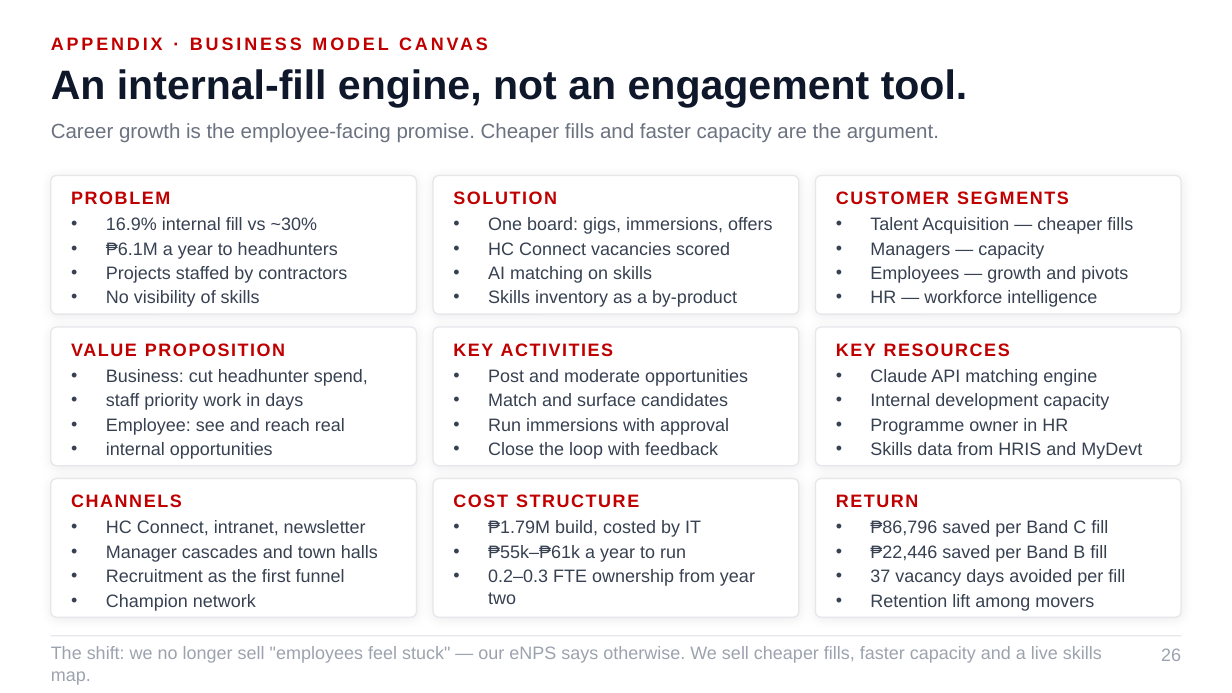
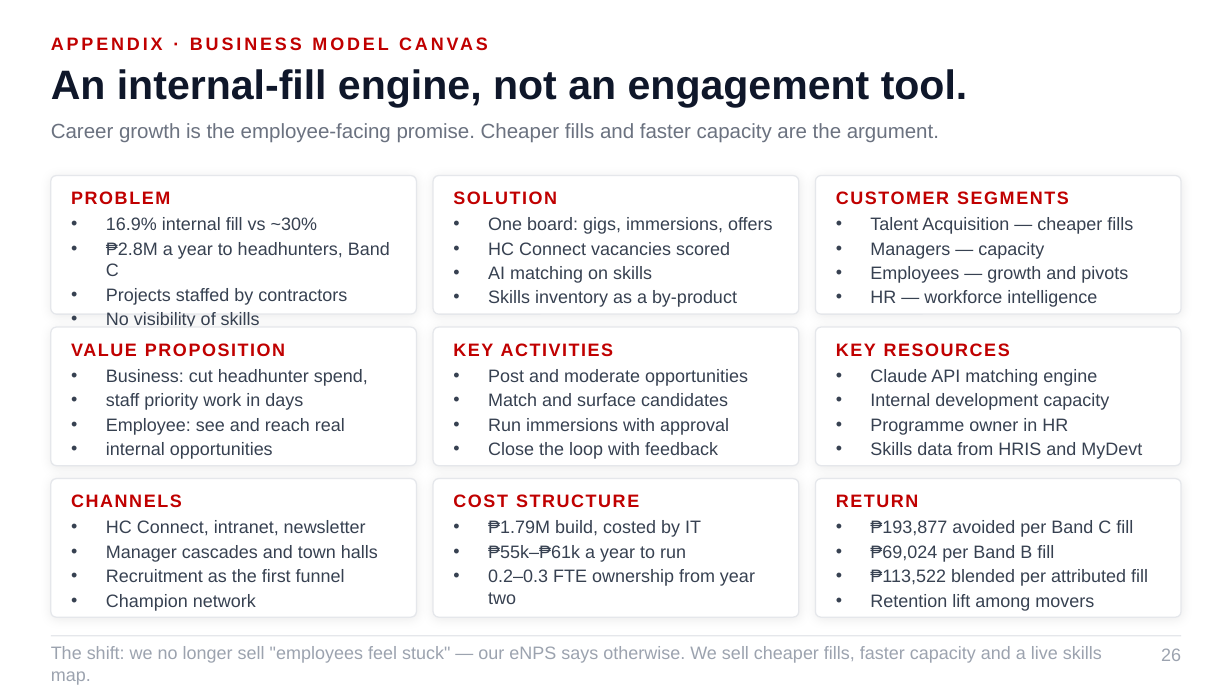
Before and after one commit to Ruffa06/Talent-Marketplace, a slide deck: slide 26 of docs/Growth_Talent_Marketplace_ALP.pptx. Drawn at 1232x693 pixels with LibreOffice and Linux fonts; fonts in the diff are those of the drawing. Boxes give left, top, right and bottom in pixels: in the first picture for what was removed or moved away, otherwise in the second. Text is boxed around its words. In the diff, an @@ line names an element or a change of style, - is before the commit and + after.

```diff
--- a/docs/Growth_Talent_Marketplace_ALP.pptx
+++ b/docs/Growth_Talent_Marketplace_ALP.pptx
@@ text at box(106, 242, 390, 276): text changed @@
-• ₱6.1M a year to headhunters
+• ₱2.8M a year to headhunters, Band C
@@ text at box(870, 520, 1148, 586): text changed @@
-• ₱86,796 saved per Band C fill
-• ₱22,446 saved per Band B fill
-• 37 vacancy days avoided per fill
+• ₱193,877 avoided per Band C fill
+• ₱69,024 per Band B fill
+• ₱113,522 blended per attributed fill
```
Also in this commit, not shown: 10 other slides changed, 4 other files.
